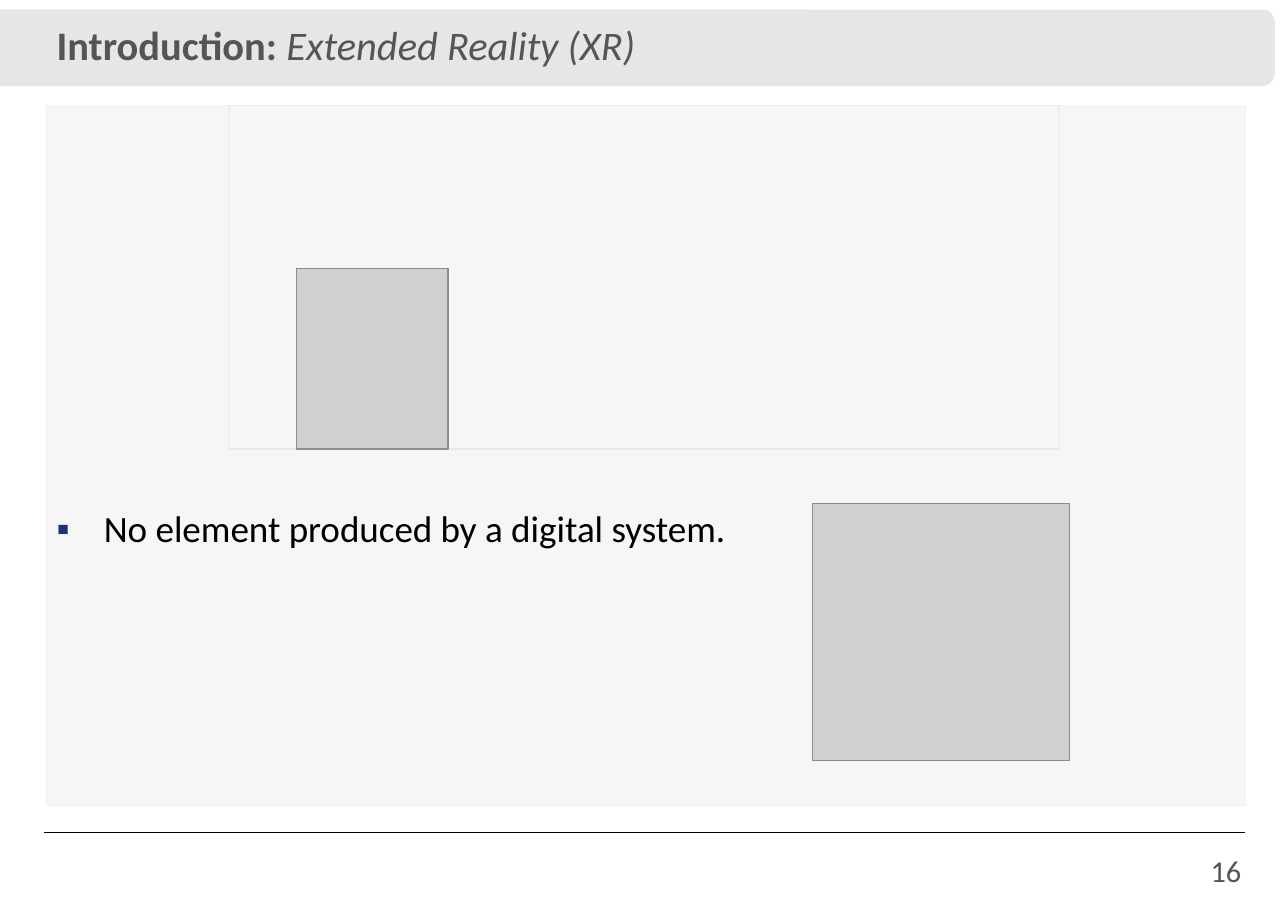
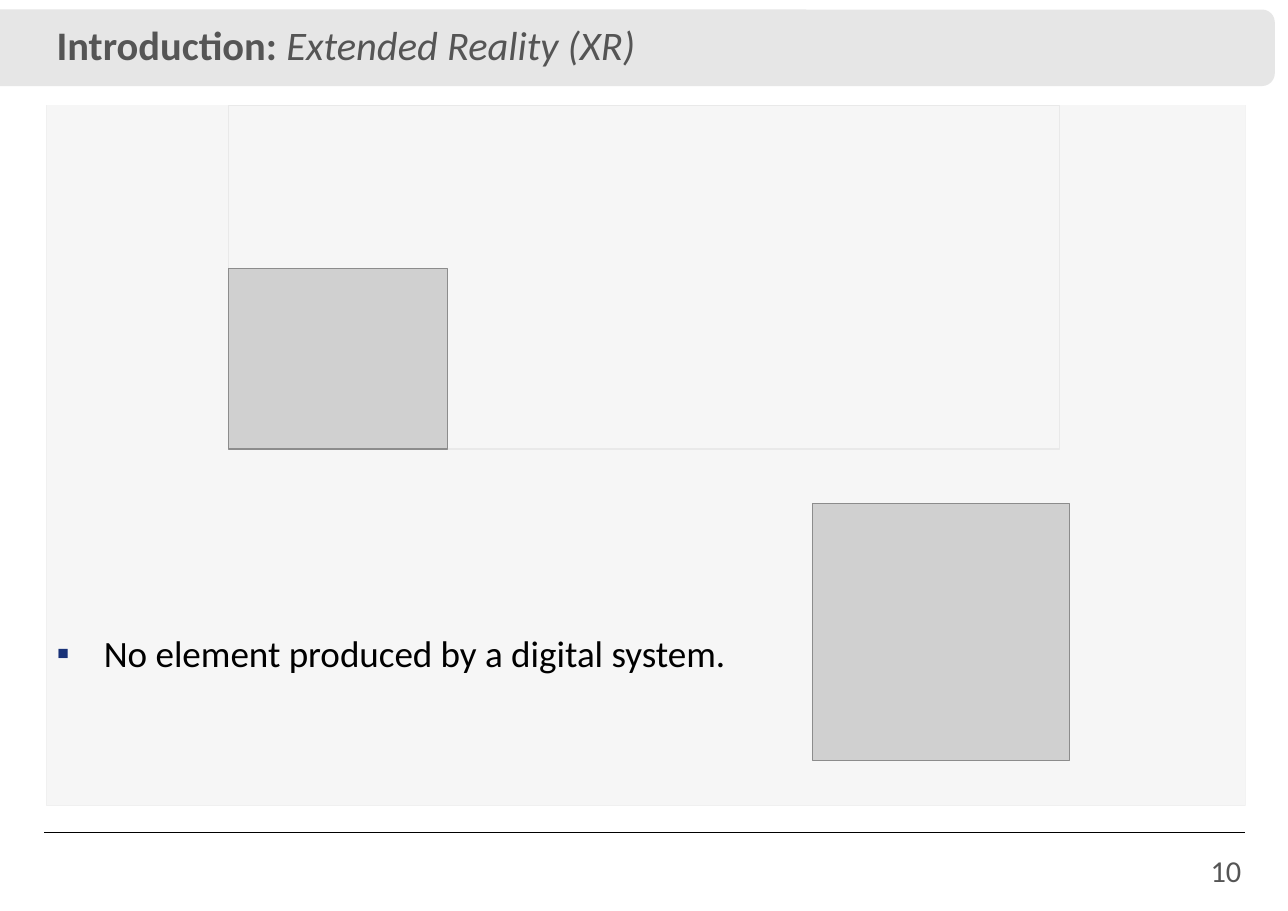
Before and after one commit to IvanRehder/Dissertacao, a slide deck: slide 10 of Apresentação/Apresentação.pptx (slide 16 before the commit). Drawn at 1288x911 pixels with LibreOffice and Linux fonts; fonts in the diff are those of the drawing; grey boxes stand for pictures; background and template pictures are left out. Boxes give left, top, right and bottom in pixels: in the first picture for what was removed or moved away, otherwise in the second. Text is boxed around its words. In the diff, an @@ line names an element or a change of style, - is before the commit and + after.

```diff
--- a/Apresentação/Apresentação.pptx
+++ b/Apresentação/Apresentação.pptx
@@ picture: place and size @@
-picture at <box>296,268,447,449</box>
+picture at <box>228,268,448,449</box>
@@ text "No element produced by a ...": place and size @@
-text "No element produced by a ..." at <box>104,516,726,549</box>
+text "No element produced by a ..." at <box>104,641,726,674</box>
@@ page number at <box>1211,862,1242,882</box>: text changed @@
-16
+10
```
Also in this commit, not shown: 3 other slides changed, 13 slides removed, 1 other file.
